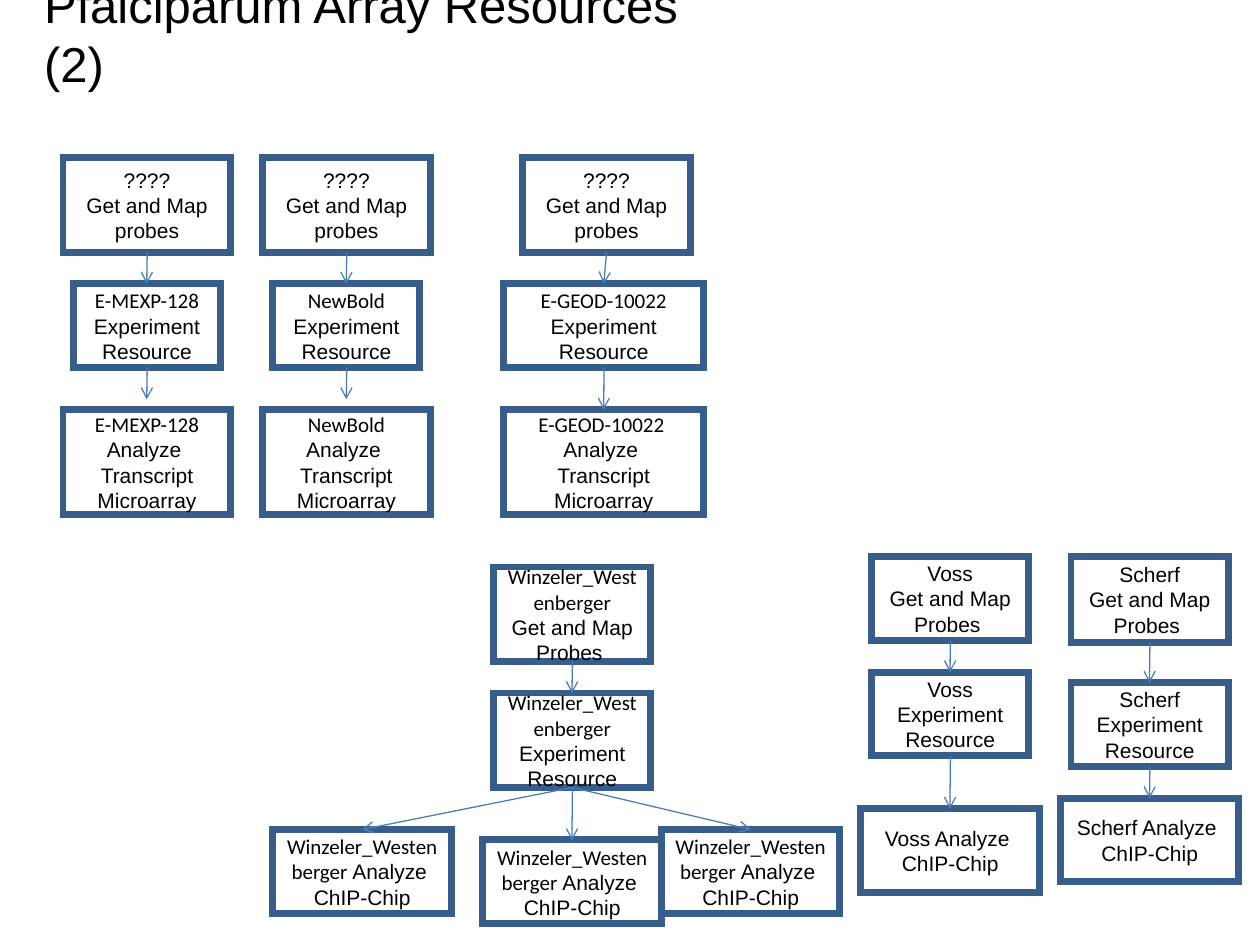
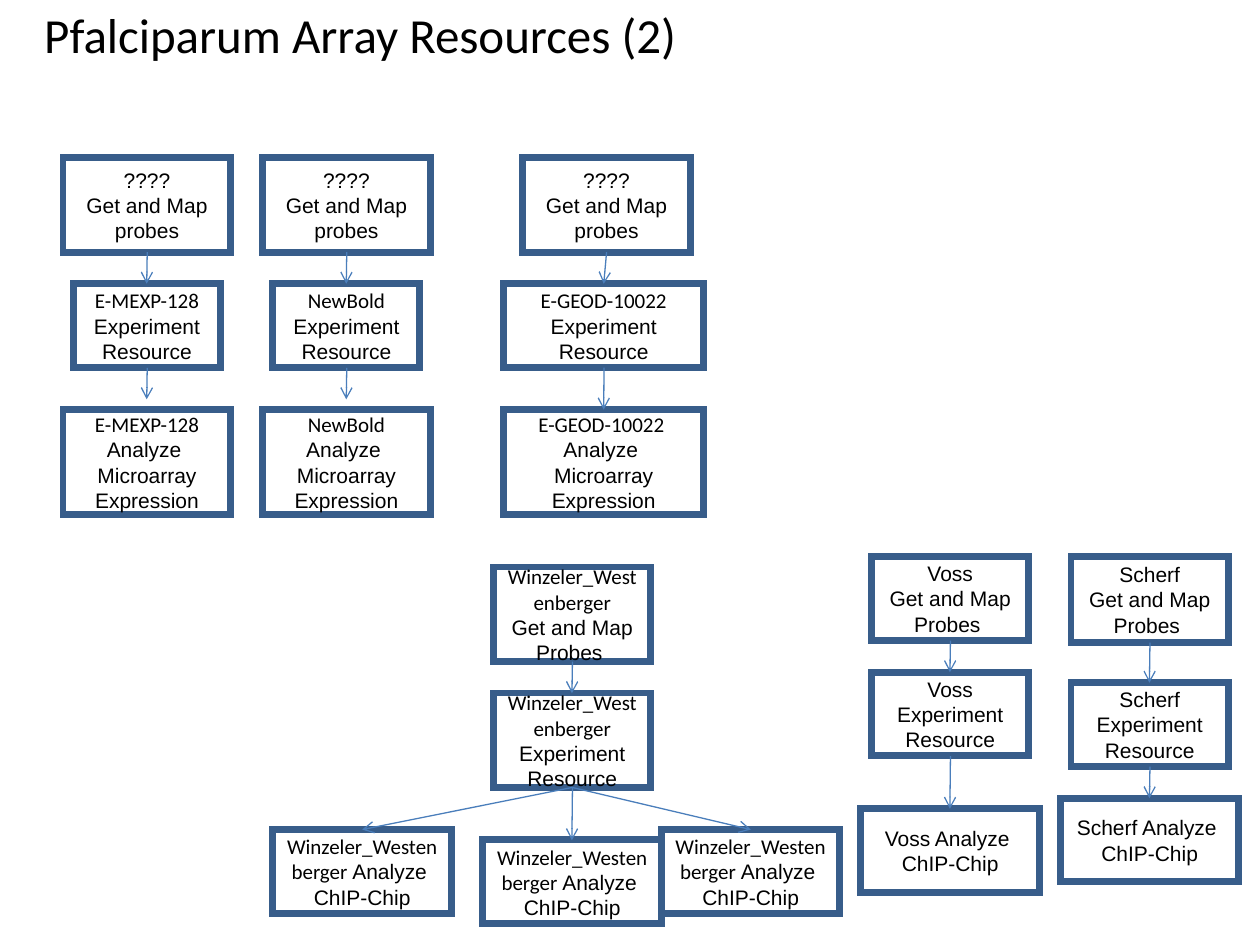
Before and after one commit to VEuPathDB/ApiCommonWorkflow, a slide deck: slide 19 of Main/doc/IntegratedWorkflow.ppt. Drawn at 1260x945 pixels with LibreOffice and Linux fonts; fonts in the diff are those of the drawing. Boxes give left, top, right and bottom in pixels: in the first picture for what was removed or moved away, otherwise in the second. Text is boxed around its words. In the diff, an @@ line names an element or a change of style, - is before the commit and + after.

```diff
--- a/Main/doc/IntegratedWorkflow.ppt
+++ b/Main/doc/IntegratedWorkflow.ppt
@@ title "Pfalciparum Array Resources (2)" at box(44, 17, 676, 61): font Arial to Calibri @@
@@ text in rectangle at box(95, 467, 199, 512): text changed @@
-Transcript Microarray
+Microarray Expression
@@ text in rectangle at box(295, 467, 399, 512): text changed @@
-Transcript Microarray
+Microarray Expression
@@ text in rectangle at box(552, 467, 656, 512): text changed @@
-Transcript Microarray
+Microarray Expression
```
Also in this commit, not shown: 4 other slides changed.
